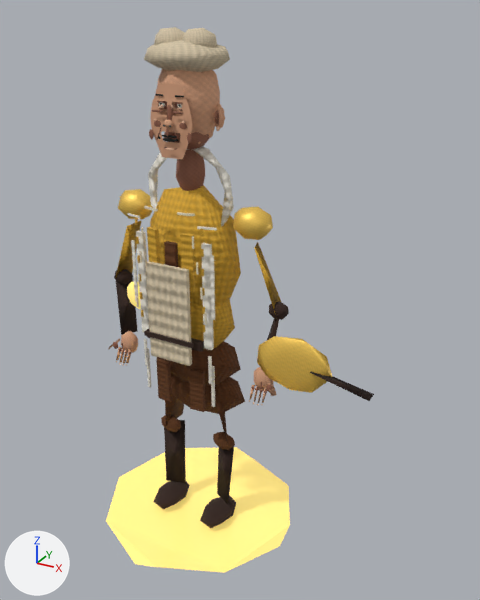
An edit to the glTF model apps/client/public/assets/characters/solar-chef/solar-chef-lod1.glb, drawn before and after from the same camera.
One viewpoint serves both versions: a 50 mm lens placed at (1.34, -2.05, 2.06), pointed at (0.19, 0.03, 1.02). Lighting does not change. The marker at lower left points along +X, +Y and +Z. The first picture is the older version. Where no turn or scale is listed for an object, it has been applied to the vertices.

Objects in the first picture: 'solar-chef_abdomen_lod1', 'solar-chef_apron_panel_lod1', 'solar-chef_chef_cap_lod1', 'solar-chef_coat_tail_lod1', 'solar-chef_face_sculpt_surface_lod1', 'solar-chef_head_lod1', 'solar-chef_iron_pan_lod1', 'solar-chef_left_hip_shadow_lod1', 'solar-chef_left_outer_coat_panel_lod1', 'solar-chef_left_rib_shadow_lod1', 'solar-chef_left_shin_lod1', 'solar-chef_left_shoulder_seam_lod1', 'solar-chef_lower_coat_left_edge_lod1', 'solar-chef_lower_coat_right_edge_lod1', 'solar-chef_pelvis_lod1', 'solar-chef_raised_collar_lod1', 'solar-chef_ribcage_lod1', 'solar-chef_right_hip_shadow_lod1', 'solar-chef_right_outer_coat_panel_lod1', 'solar-chef_right_rib_shadow_lod1', 'solar-chef_right_shoulder_seam_lod1', 'solar-chef_table_scale_base_lod1' and 37 more.
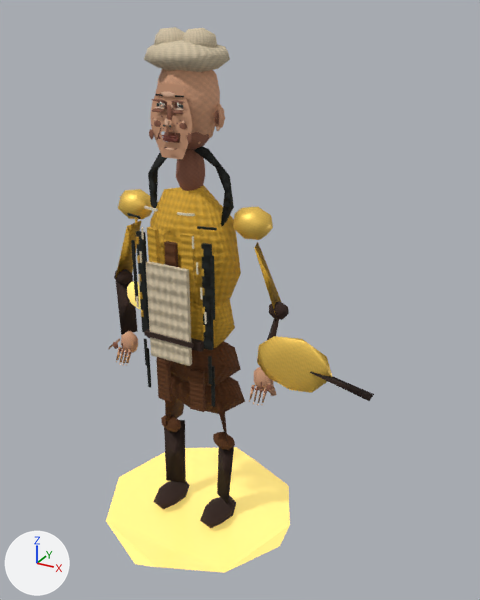
What differs and where, as boxes [x1, y1, x2, y2] in the pictures (480 x 600 px):
'solar-chef_raised_collar_lod1', surface changed (grey to black)
    both: [148, 146, 234, 226]
'solar-chef_right_outer_coat_panel_lod1', surface changed (grey to black)
    both: [201, 243, 214, 350]
'solar-chef_left_outer_coat_panel_lod1', surface changed (grey to black)
    both: [136, 231, 149, 332]
'solar-chef_right_rib_shadow_lod1', surface changed (grey to black)
    both: [210, 255, 215, 320]
'solar-chef_left_rib_shadow_lod1', surface changed (grey to black)
    both: [131, 240, 139, 301]
'solar-chef_lower_coat_right_edge_lod1', surface changed
    both: [211, 366, 215, 407]
'solar-chef_lower_coat_left_edge_lod1', surface changed
    both: [147, 348, 151, 387]
'solar-chef_right_hip_shadow_lod1', surface changed
    both: [208, 356, 212, 384]
'solar-chef_left_hip_shadow_lod1', surface changed
    both: [144, 339, 148, 366]
'solar-chef_right_shoulder_seam_lod1', surface changed
    both: [197, 226, 217, 230]
'solar-chef_left_shoulder_seam_lod1', surface changed
    both: [128, 213, 141, 219]

The change, as a list of edits to the scene's bpy script:
```text
Change mat_deep_abyss_cloth:
    where n2 = _N.new('ShaderNodeTexImage'); n2.name = 'Image Texture'
    n2.image: img_albedo_011 -> img_albedo_012
    where n5 = _N.new('ShaderNodeTexImage'); n5.name = 'Image Texture.001'
    n5.image: img_roughness_011 -> img_roughness_012
```
